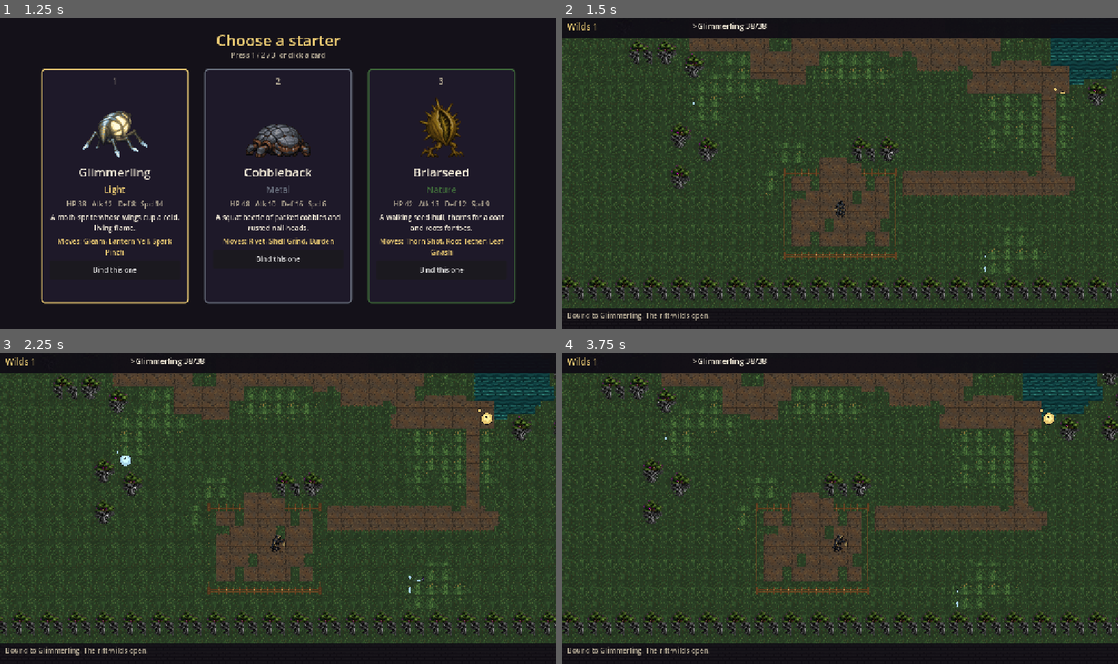
Above: before the commit, frames 1-4 (two rows, left to right).
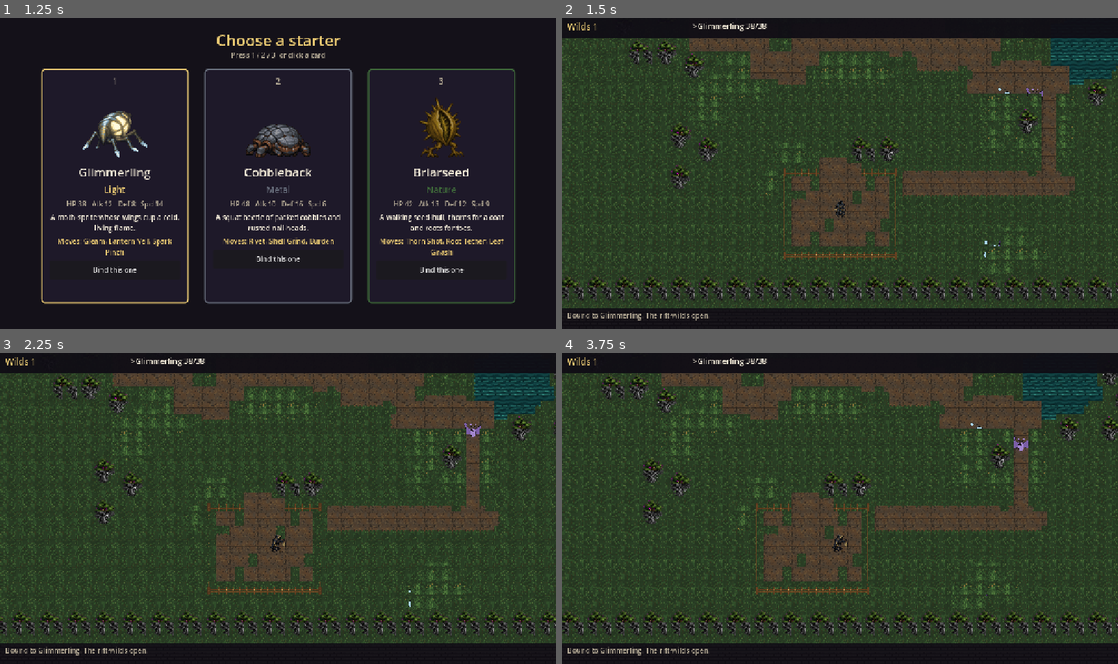
Above: after the commit, the same moments.

Repository: Ghostknife99/wyrdling
Game: Godot game, scene res://main.tscn
Two runs of this game, one before a commit and one after it. Both use one fixed random seed, a clock stepped at 60 frames per second and the inputs below.
Inputs (mouse positions are in pixels of both pictures, inside the frame that each line leads up to):
- Up to frame 1 (1.25 s): click "Begin a Run" at 0.5 s
- Up to frame 2 (1.5 s): click "Bind this one" at 1.25 s
- Up to frame 3 (2.25 s): tap Enter (ui_accept) at 2 s; move the mouse to (400, 492) at 2.02 s; hold Right from 2.03 s (still down); tap Keypad Enter at 2.1 s; click (400, 492) at 2.17 s
- Up to frame 4 (3.75 s): tap Enter (ui_accept) at 2.27, 2.75, 3.5 s; release Right at 2.75 s; drag from (728, 524) to (812, 570) at 2.77 s; move the mouse to (895, 440) at 3.52 s; hold Right from 3.53 s (still down); tap 1 at 3.6 s

Frame 1 is identical in both runs. In frame 2, 0.3% of the frame differs, in the area x 23-91%, y 22-82%; in frame 3, 0.4%, in the area x 20-89%, y 17-82%; in frame 4, 0.4%.

Commit message:
Rebuild floors as a seamless outdoor rift-wilds overworld.

Diff:
--- a/src/dungeon/map_gen.gd
+++ b/src/dungeon/map_gen.gd
@@ -58,6 +58,8 @@
 		_stamp_fence(grid, fence, Vector2i(x, south_y), width, height, "h")
 		if x != opening.x and absi(x - opening.x) > 1:
 			_stamp_fence(grid, fence, Vector2i(x, cy), width, height, "h")
+
+	_label_fences(grid, fence)
 
 	grid[start.y][start.x] = DIRT
 	grid[opening.y][opening.x] = DIRT
@@ -192,6 +194,39 @@
 		if f["pos"] == pos:
 			return
 	fence.append({"pos": pos, "kind": kind})
+
+
+
+static func _label_fences(grid: Array, fence: Array) -> void:
+	for f in fence:
+		var p: Vector2i = f["pos"]
+		var n := _cell_is(grid, p.x, p.y - 1, FENCE)
+		var s := _cell_is(grid, p.x, p.y + 1, FENCE)
+		var e := _cell_is(grid, p.x + 1, p.y, FENCE)
+		var w := _cell_is(grid, p.x - 1, p.y, FENCE)
+		if e and s and not n and not w:
+			f["kind"] = "nw"
+		elif w and s and not n and not e:
+			f["kind"] = "ne"
+		elif e and n and not s and not w:
+			f["kind"] = "sw"
+		elif w and n and not s and not e:
+			f["kind"] = "se"
+		elif (e or w) and not (n or s):
+			f["kind"] = "h"
+		elif (n or s) and not (e or w):
+			f["kind"] = "v"
+		else:
+			f["kind"] = "post"
+
+
+static func _cell_is(grid: Array, x: int, y: int, want: int) -> bool:
+	if y < 0 or y >= grid.size():
+		return false
+	var row: Array = grid[y]
+	if x < 0 or x >= row.size():
+		return false
+	return int(row[x]) == want
 
 
 static func _blocked_prop(p: Vector2i, trees: Array) -> bool:
@@ -387,6 +422,29 @@
 		_try_tree(grid, width, height, Vector2i(2, y), start, stairs, trees)
 		_try_tree(grid, width, height, Vector2i(width - 4, y), start, stairs, trees)
 
+	# Groves 2 tiles off the dirt so they sit in the walking shot.
+	var path_cells: Array[Vector2i] = []
+	for y in height:
+		for x in width:
+			if int(grid[y][x]) == DIRT:
+				path_cells.append(Vector2i(x, y))
+	var band_lo: int = start.y - 26
+	var band_hi: int = start.y - 6
+	var route_trees := 0
+	var yi: int = path_cells.size() - 1
+	while yi >= 0 and route_trees < 16:
+		var p: Vector2i = path_cells[yi]
+		yi -= 1
+		if p.y < band_lo or p.y > band_hi:
+			continue
+		for side in [-1, 1]:
+			_try_tree(grid, width, height, Vector2i(p.x + side * 2, p.y - 1), start, stairs, trees)
+			route_trees = trees.size()
+			if route_trees >= 80:
+				break
+		if route_trees >= 80:
+			break
+
 	var groves: int = rng.randi_range(6, 9)
 	for _i in groves:
 		var gx: int = rng.randi_range(8, width - 10)
@@ -422,7 +480,7 @@
 			if not _inner(p.x, p.y, width, height):
 				return
 			var t: int = int(grid[p.y][p.x])
-			if t != GRASS:
+			if t != GRASS and t != TALLGRASS:
 				return
 			if p == start or p == stairs:
 				return
Not shown, changed: README.md
